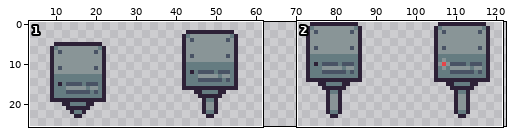
One commit to this pixel-art file: raw_assets/2d_art/asefiles/telescope_laser/telescope_laser_head_up.aseprite. The picture above shows the old version from afar; the outline marks the close-up.
Close-up. Earlier state:
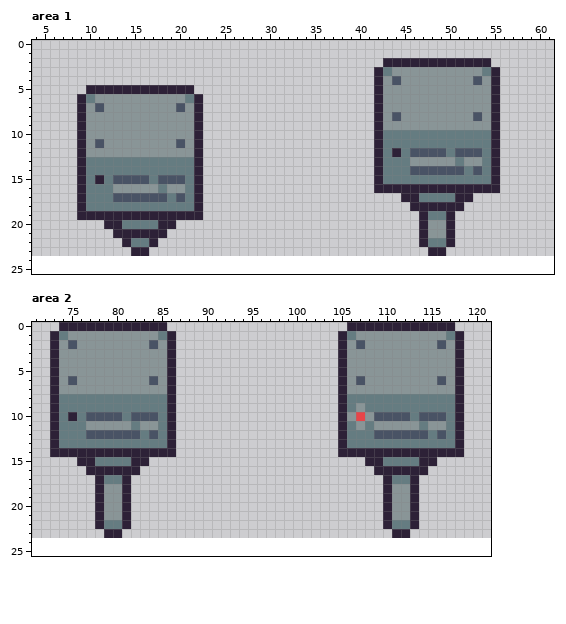
128x24 pixels, 1 frame. Shown: area 1: x 4..61, y 0..25; area 2: x 71..121, y 0..25. The old version is drawn lined up with the new one, on the new canvas. The wide view leaves out empty margins.
The same view after the edit:
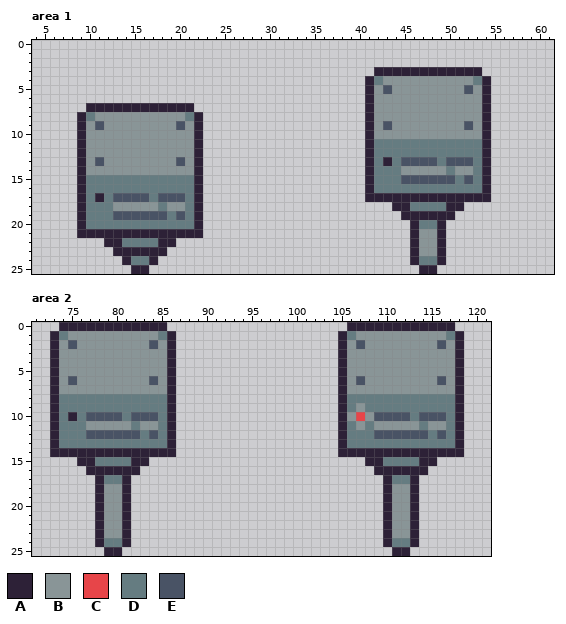
Palette (. is transparent): A #2d2137  B #899597  C #e74549  D #657c81  E #495365
Difference:
canvas 128x24 -> 128x26
--- area 1
@@ x 4..61 @@
  1 ..........................................................
- 2 .......................................AAAAAAAAAAAA.......
- 3 ......................................ADBBBBBBBBBBDA......
- 4 ......................................ABEBBBBBBBBEBA......
- 5 ......AAAAAAAAAAAA....................ABBBBBBBBBBBBA......
- 6 .....ADBBBBBBBBBBDA...................ABBBBBBBBBBBBA......
- 7 .....ABEBBBBBBBBEBA...................ABBBBBBBBBBBBA......
- 8 .....ABBBBBBBBBBBBA...................ABEBBBBBBBBEBA......
- 9 .....ABBBBBBBBBBBBA...................ABBBBBBBBBBBBA......
-10 .....ABBBBBBBBBBBBA...................ADDDDDDDDDDDDA......
-11 .....ABEBBBBBBBBEBA...................ADDDDDDDDDDDDA......
-12 .....ABBBBBBBBBBBBA...................ADADEEEEDEEEDA......
-13 .....ADDDDDDDDDDDDA...................ADDDBBBBBDBBDA......
-14 .....ADDDDDDDDDDDDA...................ADDDEEEEEEDEDA......
-15 .....ADADEEEEDEEEDA...................ADDDDDDDDDDDDA......
-16 .....ADDDBBBBBDBBDA...................AAAAAAAAAAAAAA......
-17 .....ADDDEEEEEEDEDA......................AADDDDAA.........
-18 .....ADDDDDDDDDDDDA.......................AAAAAA..........
-19 .....AAAAAAAAAAAAAA........................ADDA...........
-20 ........AADDDDAA...........................ABBA...........
-21 .........AAAAAA............................ABBA...........
-22 ..........ADDA.............................ADDA...........
-23 ...........AA...............................AA............
-24 ..........................................................
-25 ..........................................................
+ 2 ..........................................................
+ 3 ......................................AAAAAAAAAAAA........
+ 4 .....................................ADBBBBBBBBBBDA.......
+ 5 .....................................ABEBBBBBBBBEBA.......
+ 6 .....................................ABBBBBBBBBBBBA.......
+ 7 ......AAAAAAAAAAAA...................ABBBBBBBBBBBBA.......
+ 8 .....ADBBBBBBBBBBDA..................ABBBBBBBBBBBBA.......
+ 9 .....ABEBBBBBBBBEBA..................ABEBBBBBBBBEBA.......
+10 .....ABBBBBBBBBBBBA..................ABBBBBBBBBBBBA.......
+11 .....ABBBBBBBBBBBBA..................ADDDDDDDDDDDDA.......
+12 .....ABBBBBBBBBBBBA..................ADDDDDDDDDDDDA.......
+13 .....ABEBBBBBBBBEBA..................ADADEEEEDEEEDA.......
+14 .....ABBBBBBBBBBBBA..................ADDDBBBBBDBBDA.......
+15 .....ADDDDDDDDDDDDA..................ADDDEEEEEEDEDA.......
+16 .....ADDDDDDDDDDDDA..................ADDDDDDDDDDDDA.......
+17 .....ADADEEEEDEEEDA..................AAAAAAAAAAAAAA.......
+18 .....ADDDBBBBBDBBDA.....................AADDDDAA..........
+19 .....ADDDEEEEEEDEDA......................AAAAAA...........
+20 .....ADDDDDDDDDDDDA.......................ADDA............
+21 .....AAAAAAAAAAAAAA.......................ABBA............
+22 ........AADDDDAA..........................ABBA............
+23 .........AAAAAA...........................ABBA............
+24 ..........ADDA............................ADDA............
+25 ...........AA..............................AA.............
--- area 2
@@ x 71..121 @@
 21 .......ABBA............................ABBA........
-22 .......ADDA............................ADDA........
-23 ........AA..............................AA.........
-24 ...................................................
-25 ...................................................
+22 .......ABBA............................ABBA........
+23 .......ABBA............................ABBA........
+24 .......ADDA............................ADDA........
+25 ........AA..............................AA.........
